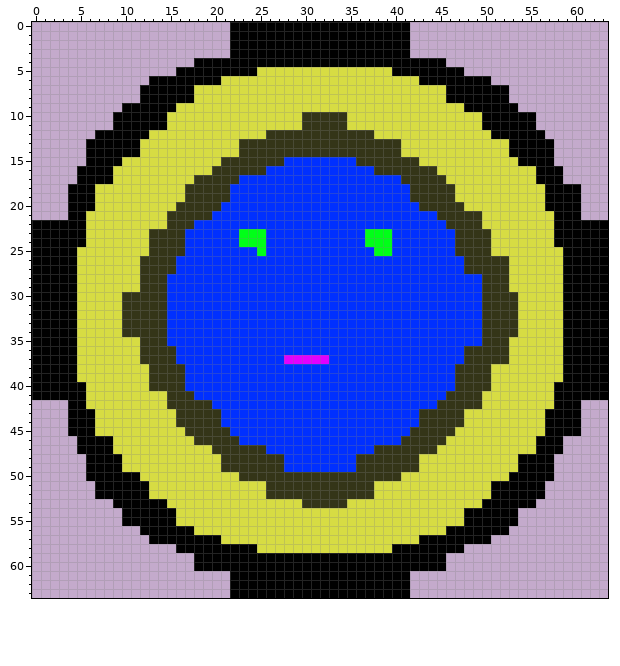
Edited in one commit: pixel-art sprite (assets/images/player.png). The first picture shows the starting point.
The file is 64x64 pixels.
Once edited:
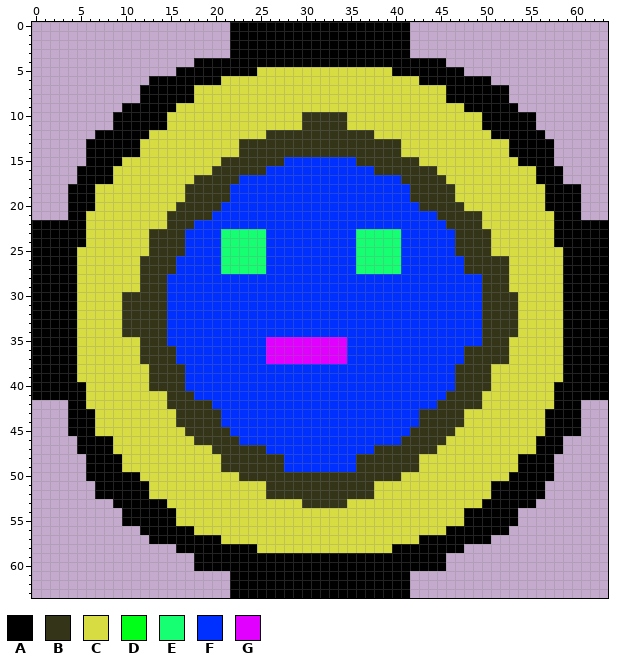
Palette (. is transparent): A #000000  B #343518  C #d7dc43  D #00ff18  E #16ff73  F #0030ff  G #e100ff
The exact change:
y 23..24: x 21..25 FFDDD -> EEEEE; x 36..40 FDDDF -> EEEEE
y 25: x 21..25 FFFFD -> EEEEE; x 36..40 FFDDF -> EEEEE
y 26..27: x 21..25 FFFFF -> EEEEE; x 36..40 FFFFF -> EEEEE
y 35..36: x 26..34 FFFFFFFFF -> GGGGGGGGG
y 37: x 26..27 FF -> GG; x 33..34 FF -> GG
Changed places in both pictures, as pixel boxes (x1, y1, x2, y2):
changed: (221, 229, 266, 274)
changed: (356, 229, 401, 274)
changed: (266, 337, 347, 364)
